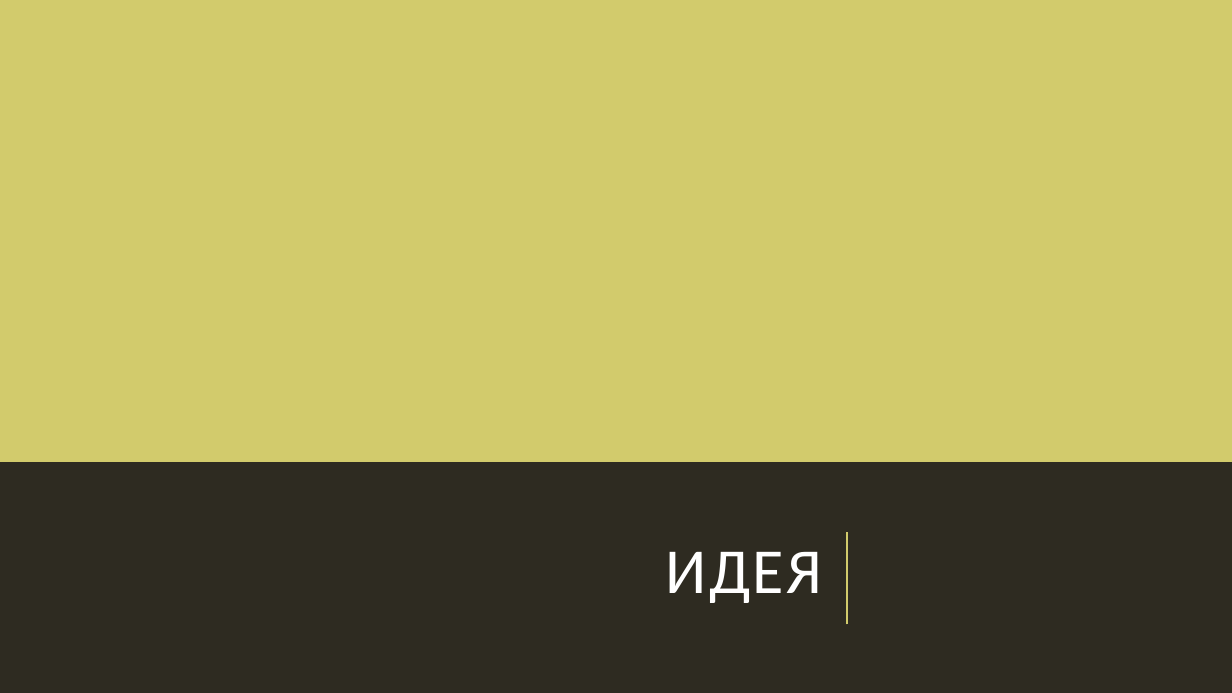
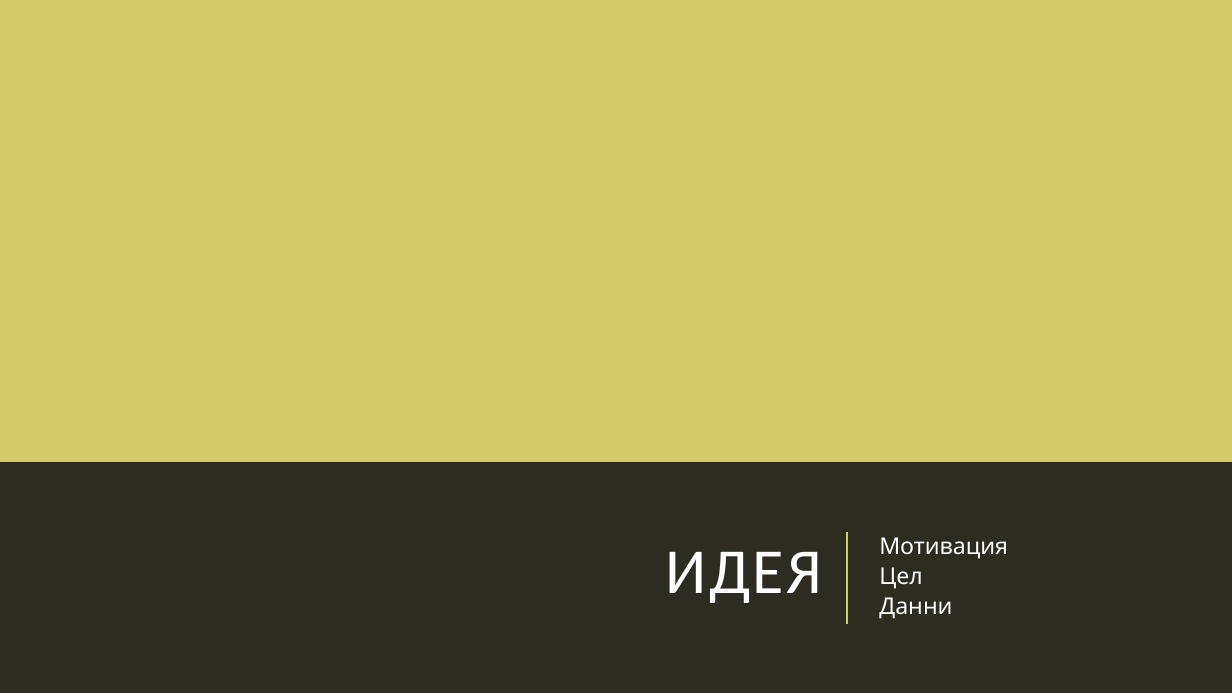
Before and after one commit to sarabadjieva/MITM322_DataMining, a slide deck: slide 2 of Анализ.pptx. Drawn at 1232x693 pixels with LibreOffice and Linux fonts; fonts in the diff are those of the drawing. Boxes give left, top, right and bottom in pixels: in the first picture for what was removed or moved away, otherwise in the second. Text is boxed around its words. In the diff, an @@ line names an element or a change of style, - is before the commit and + after.

```diff
--- a/Анализ.pptx
+++ b/Анализ.pptx
@@ text added at (879, 537, 1008, 619), 18 pt, text #FFFFFF @@
+Мотивация
+Цел
+Данни
```
Also in this commit, not shown: 7 other slides changed, 24 slides added, 12 slides removed, 2 other files.
